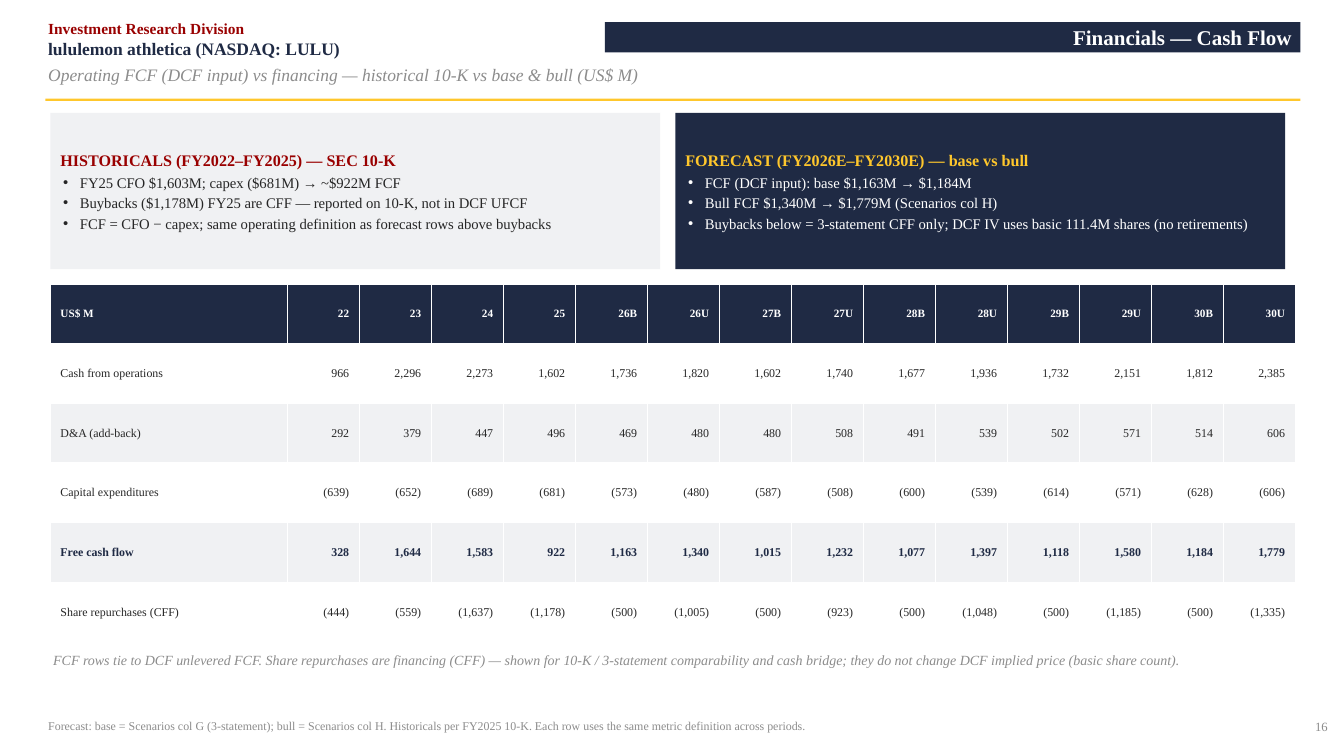
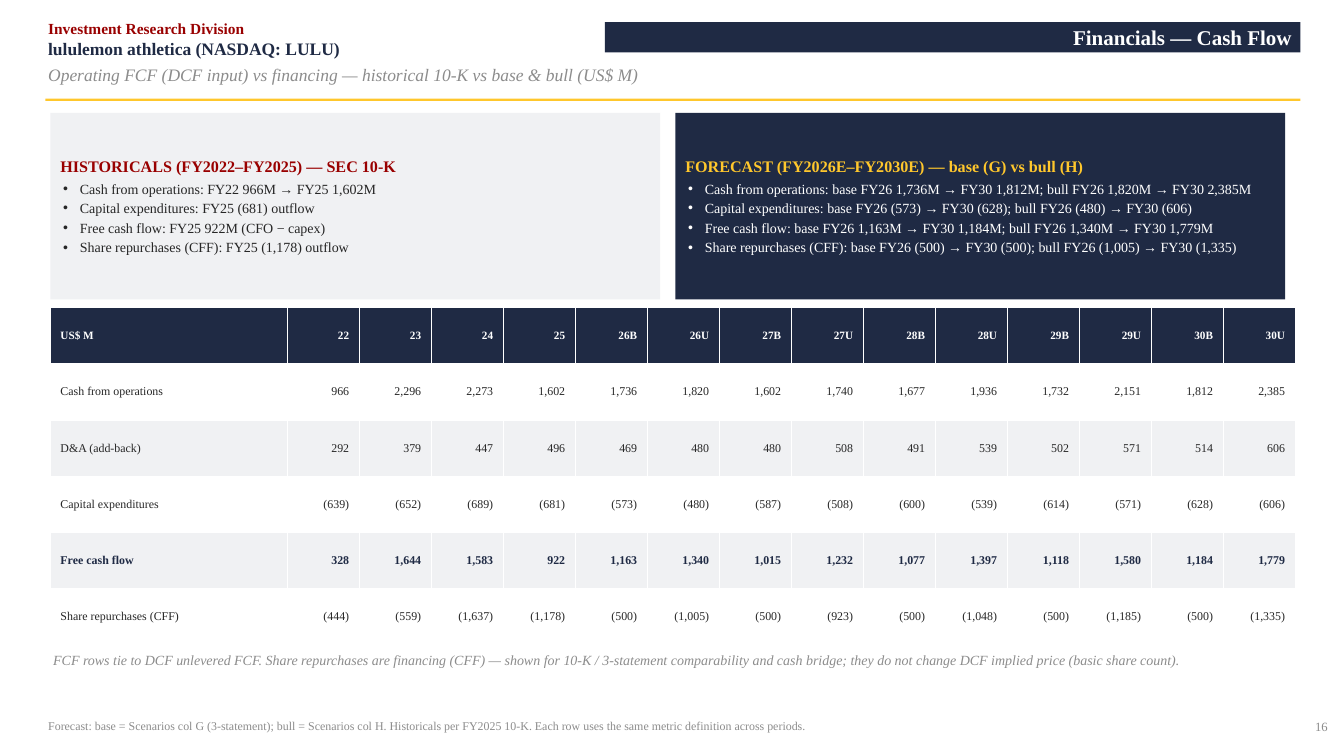
Before and after one commit to vengeanceaiUSC/RM, a slide deck: slide 17 of LULU/LULU_Investment_Pitch_Deck.pptx. Drawn at 1344x756 pixels with LibreOffice and Linux fonts; fonts in the diff are those of the drawing. Boxes give left, top, right and bottom in pixels: in the first picture for what was removed or moved away, otherwise in the second. Text is boxed around its words. In the diff, an @@ line names an element or a change of style, - is before the commit and + after.

```diff
--- a/LULU/LULU_Investment_Pitch_Deck.pptx
+++ b/LULU/LULU_Investment_Pitch_Deck.pptx
@@ rectangle "HISTORICALS (FY2022–FY2025) — SEC 10-K": place and size @@
-rectangle "HISTORICALS (FY2022–FY2025) — SEC 10-K" at <box>50,113,660,269</box>
+rectangle "HISTORICALS (FY2022–FY2025) — SEC 10-K" at <box>50,113,660,299</box>
@@ rectangle "FORECAST (FY2026E–FY2030E) — base (G) ...": place and size @@
-rectangle "FORECAST (FY2026E–FY2030E) — base (G) ..." at <box>676,113,1286,269</box>
+rectangle "FORECAST (FY2026E–FY2030E) — base (G) ..." at <box>676,113,1286,299</box>
@@ text in rectangle at <box>685,160,1252,255</box>: text changed; size 10.5 to 10 pt @@
-FORECAST (FY2026E–FY2030E) — base vs bull
-• FCF (DCF input): base $1,163M → $1,184M
-• Bull FCF $1,340M → $1,779M (Scenarios col H)
-• Buybacks below = 3-statement CFF only; DCF IV uses basic 111.4M shares (no retirements)
+FORECAST (FY2026E–FY2030E) — base (G) vs bull (H)
+• Cash from operations: base FY26 1,736M → FY30 1,812M; bull FY26 1,820M → FY30 2,385M
+• Capital expenditures: base FY26 (573) → FY30 (628); bull FY26 (480) → FY30 (606)
+• Free cash flow: base FY26 1,163M → FY30 1,184M; bull FY26 1,340M → FY30 1,779M
+• Share repurchases (CFF): base FY26 (500) → FY30 (500); bull FY26 (1,005) → FY30 (1,335)
@@ text in rectangle at <box>80,184,376,255</box>: text changed; size 10.5 to 10 pt @@
-• FY25 CFO $1,603M; capex ($681M) → ~$922M FCF
-• Buybacks ($1,178M) FY25 are CFF — reported on 10-K, not in DCF UFCF
-• FCF = CFO − capex; same operating definition as forecast rows above buybacks
+• Cash from operations: FY22 966M → FY25 1,602M
+• Capital expenditures: FY25 (681) outflow
+• Free cash flow: FY25 922M (CFO − capex)
+• Share repurchases (CFF): FY25 (1,178) outflow
@@ table: place and size @@
-table at <box>50,284,1290,642</box>
+table at <box>50,308,1290,645</box>
```
Also in this commit, not shown: 2 other slides changed, 2 other files.
